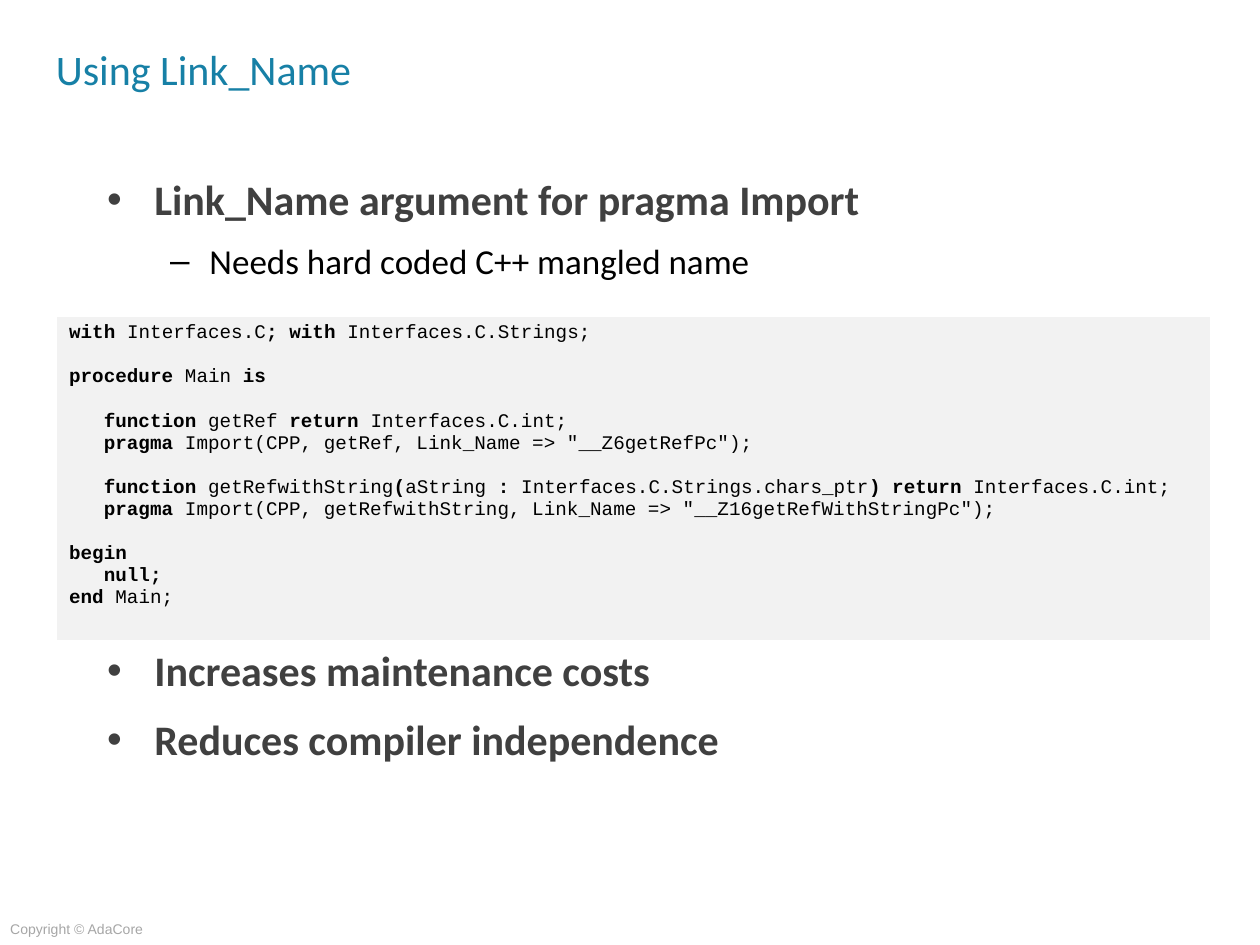
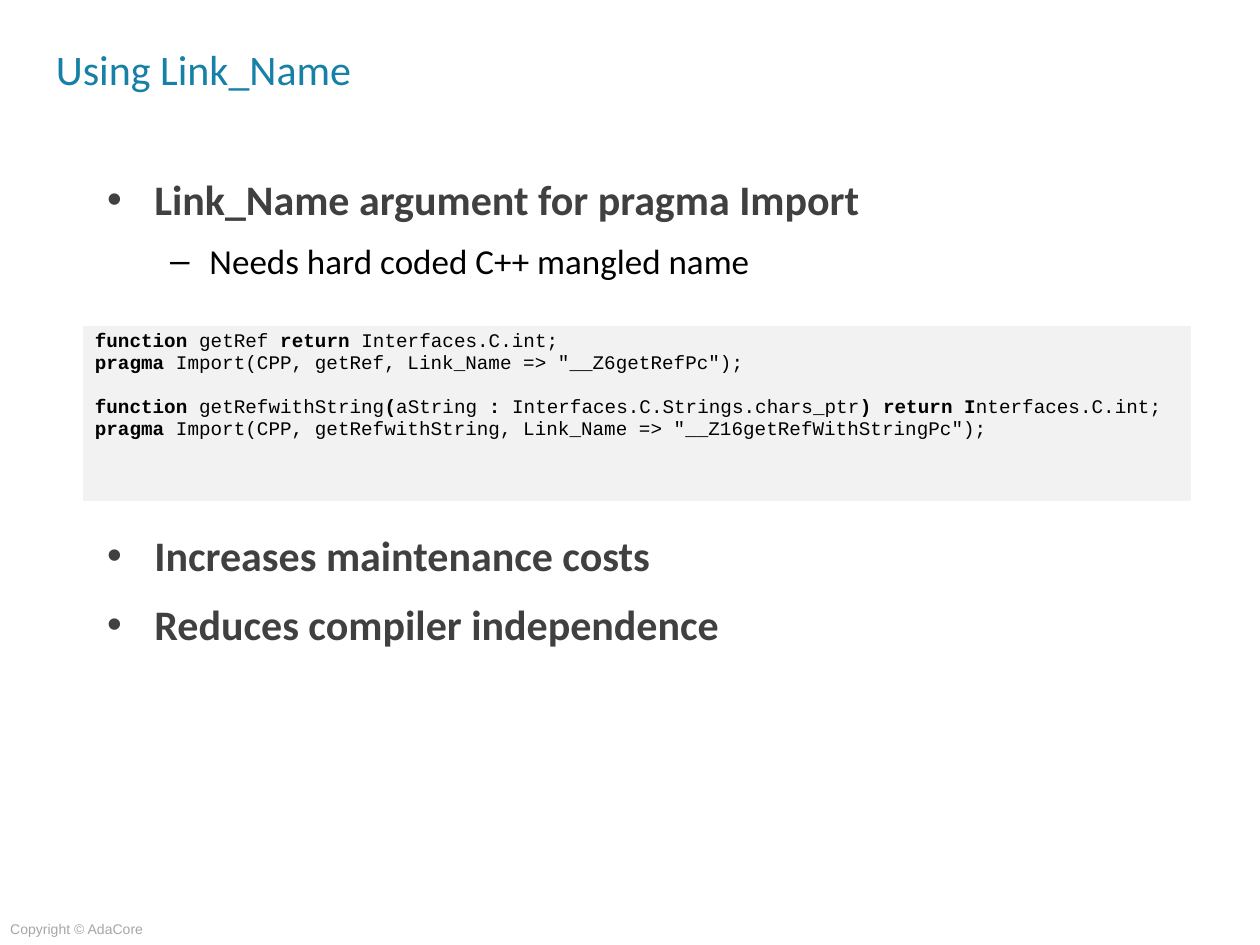
Before and after one commit to AdaCoreU/Courses, a slide deck: slide 5 of lectures/04_Mixed_Language_Programming_In_Ada/03_Ada_and_C++/Slides/03_Ada_and_C++.pptx. Drawn at 1260x945 pixels with LibreOffice and Linux fonts; fonts in the diff are those of the drawing; background and template pictures are left out. Boxes give left, top, right and bottom in pixels: in the first picture for what was removed or moved away, otherwise in the second. Text is boxed around its words. In the diff, an @@ line names an element or a change of style, - is before the commit and + after.

```diff
--- a/lectures/04_Mixed_Language_Programming_In_Ada/03_Ada_and_C++/Slides/03_Ada_and_C++.pptx
+++ b/lectures/04_Mixed_Language_Programming_In_Ada/03_Ada_and_C++/Slides/03_Ada_and_C++.pptx
@@ text "Link_Name argument for pragma Import" rewrapped from (154,185,859,762) to (154,185,859,647) @@
@@ table at (82,325,1192,503) @@
@@ row 1, column 1: "with Interfaces.C; with Interfaces.C.Strings; / procedure Main is / function getRef return Interfaces.C.int; / pragma Import(CPP, getRef, Link_Name => "__Z6getRefPc"); / function getRefwithString(aString : Interfaces.C.Strings.chars_ptr) return Interfaces.C.int; / pragma Import(CPP, getRefwithString, Link_Name => "__Z16getRefWithStringPc"); / begin / null; / end Main;" to "function getRef return Interfaces.C.int; / pragma Import(CPP, getRef, Link_Name => "__Z6getRefPc"); / function getRefwithString(aString : Interfaces.C.Strings.chars_ptr) return Interfaces.C.int; / pragma Import(CPP, getRefwithString, Link_Name => "__Z16getRefWithStringPc");" @@
@@ table: place and size @@
-table at (57,316,1211,640)
+table at (82,325,1192,503)
```
Also in this commit, not shown: 7 other slides changed.
